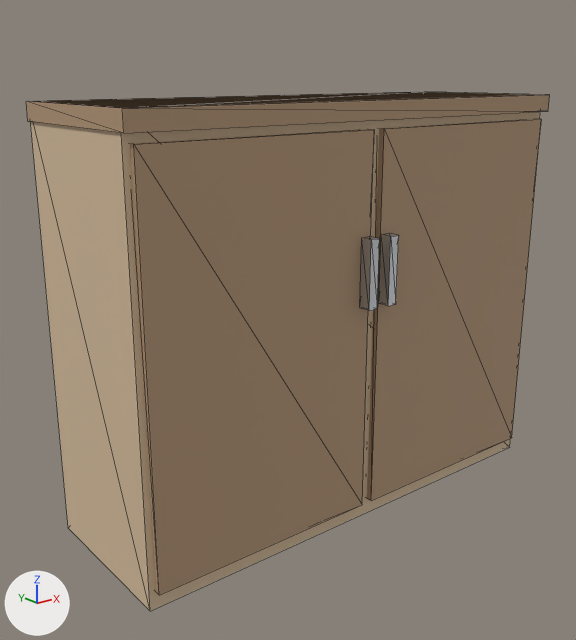
A saved change to the glTF model assets/models/shoe_cabinet.glb.
One viewpoint serves both versions: a camera (50 mm lens) standing at (-1.247, -1.463, 1.061) and looking at (-0.077, 0.0, 0.476). Arrows for +X, +Y and +Z are at lower left; the lights stay in place. The first picture is the older version. Mesh edges are drawn as thin lines. Vertices at exactly the same position are counted once.

Objects in the first picture: 'shoe_cabinet'.
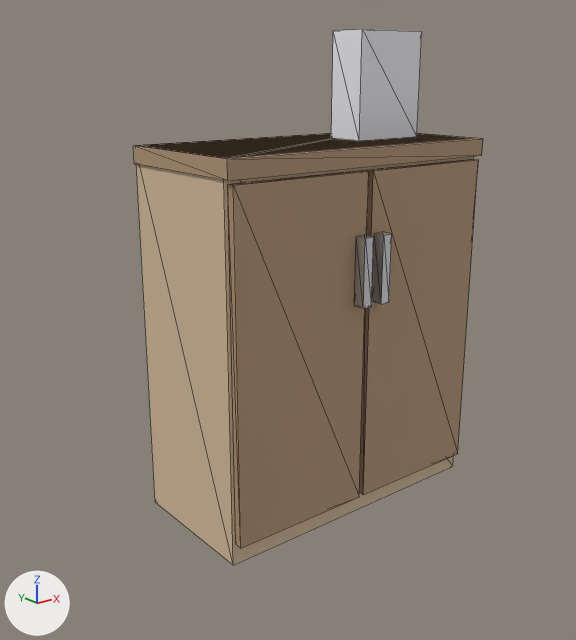
The change, as JSON lines over the scene's bpy script:
```json
{"op": "add", "block": "mat_kl_fabric_white", "code": ["mat_kl_fabric_white = principled_material('kl_fabric_white')", "mat_kl_fabric_white.base_color = (0.88, 0.88, 0.92)  # white #f1f1f6", "mat_kl_fabric_white.roughness = 0.9"]}
{"block": "me_shoe_cabinet", "where": "# used by ob_shoe_cabinet; location = (0.0, 0.0, 0.0)"}
{"op": "remove", "block": "me_shoe_cabinet", "code": "me_shoe_cabinet.from_pydata(...)  # 48 vertices, 72 faces; spans x -0.605..0.605, y -0.245..0.2, z 0.0..1.0"}
{"op": "add", "block": "me_shoe_cabinet", "code": "me_shoe_cabinet.from_pydata(...)  # 56 vertices, 84 faces; spans x -0.38..0.38, y -0.225..0.175, z 0.0..1.15"}
{"block": "me_shoe_cabinet", "change": "me_shoe_cabinet part 1: a new loose piece, a box spanning x -0.375..0.375, y -0.175..0.175, z 0.0..0.9, in mat_kl_wood_light (beige #d4bc9b)"}
{"block": "me_shoe_cabinet", "change": "me_shoe_cabinet part 2: a new loose piece, a box spanning x -0.38..0.38, y -0.195..0.175, z 0.86..0.9, in mat_kl_wood (beige #b39576)"}
{"block": "me_shoe_cabinet", "change": "me_shoe_cabinet part 3: a new loose piece, a box spanning x -0.367..-0.007, y -0.195..-0.175, z 0.05..0.85, in mat_kl_wood (beige #b39576)"}
{"block": "me_shoe_cabinet", "change": "me_shoe_cabinet part 4: a new loose piece, a box spanning x 0.007..0.367, y -0.195..-0.175, z 0.05..0.85, in mat_kl_wood (beige #b39576)"}
{"block": "me_shoe_cabinet", "change": "me_shoe_cabinet part 5: the loose piece of 8 vertices spanning x -0.043..-0.017, y -0.245..-0.215, z 0.55..0.71 is moved by (0.002, 0.02, 0.0)"}
{"block": "me_shoe_cabinet", "change": "me_shoe_cabinet part 6: the loose piece of 8 vertices spanning x 0.017..0.043, y -0.245..-0.215, z 0.55..0.71 is moved by (-0.002, 0.02, 0.0)"}
{"block": "me_shoe_cabinet", "change": "me_shoe_cabinet part 7: a new loose piece, a box spanning x 0.1..0.3, y -0.05..0.05, z 0.9..1.15, in mat_kl_fabric_white (white #f1f1f6)"}
{"block": "me_shoe_cabinet", "change": "me_shoe_cabinet part 8: the loose piece of 8 vertices spanning x -0.6..0.6, y -0.2..0.2, z 0.0..1.0 is deleted"}
{"block": "me_shoe_cabinet", "change": "me_shoe_cabinet part 9: the loose piece of 8 vertices spanning x -0.605..0.605, y -0.22..0.2, z 0.96..1.0 is deleted"}
{"block": "me_shoe_cabinet", "change": "me_shoe_cabinet part 10: the loose piece of 8 vertices spanning x -0.585..-0.015, y -0.215..-0.195, z 0.04..0.94 is deleted"}
{"block": "me_shoe_cabinet", "change": "me_shoe_cabinet part 11: the loose piece of 8 vertices spanning x 0.015..0.585, y -0.215..-0.195, z 0.04..0.94 is deleted"}
{"op": "add", "block": "me_shoe_cabinet", "code": "me_shoe_cabinet.materials.append(mat_kl_fabric_white)  # white #f1f1f6"}
```

Where the change shows, as pixel boxes (x1, y1, x2, y2) in the pictures (576 x 640 px; the box of a moved part takes in the faces that stretch with it):
```json
{"object": "shoe_cabinet", "change": "reshaped", "before": [26, 92, 550, 611], "after": [133, 29, 483, 565], "on screen": "33% narrower"}
{"part": 1, "of": "me_shoe_cabinet", "change": "added", "after": [136, 133, 474, 565], "on screen": "beige"}
{"part": 2, "of": "me_shoe_cabinet", "change": "added", "after": [133, 133, 483, 181], "on screen": "beige"}
{"part": 3, "of": "me_shoe_cabinet", "change": "added", "after": [228, 170, 369, 548], "on screen": "beige"}
{"part": 4, "of": "me_shoe_cabinet", "change": "added", "after": [359, 159, 478, 495], "on screen": "beige"}
{"part": 5, "of": "me_shoe_cabinet", "change": "moved or reshaped", "before": [360, 236, 379, 311], "after": [354, 235, 374, 309]}
{"part": 6, "of": "me_shoe_cabinet", "change": "moved or reshaped", "before": [379, 233, 399, 306], "after": [372, 232, 392, 304]}
{"part": 7, "of": "me_shoe_cabinet", "change": "added", "after": [331, 29, 422, 141]}
{"part": 8, "of": "me_shoe_cabinet", "change": "deleted", "before": [30, 92, 540, 611], "on screen": "beige"}
{"part": 9, "of": "me_shoe_cabinet", "change": "deleted", "before": [26, 92, 550, 133], "on screen": "beige"}
{"part": 10, "of": "me_shoe_cabinet", "change": "deleted", "before": [130, 129, 374, 595], "on screen": "beige"}
{"part": 11, "of": "me_shoe_cabinet", "change": "deleted", "before": [367, 119, 541, 500], "on screen": "beige"}
```
